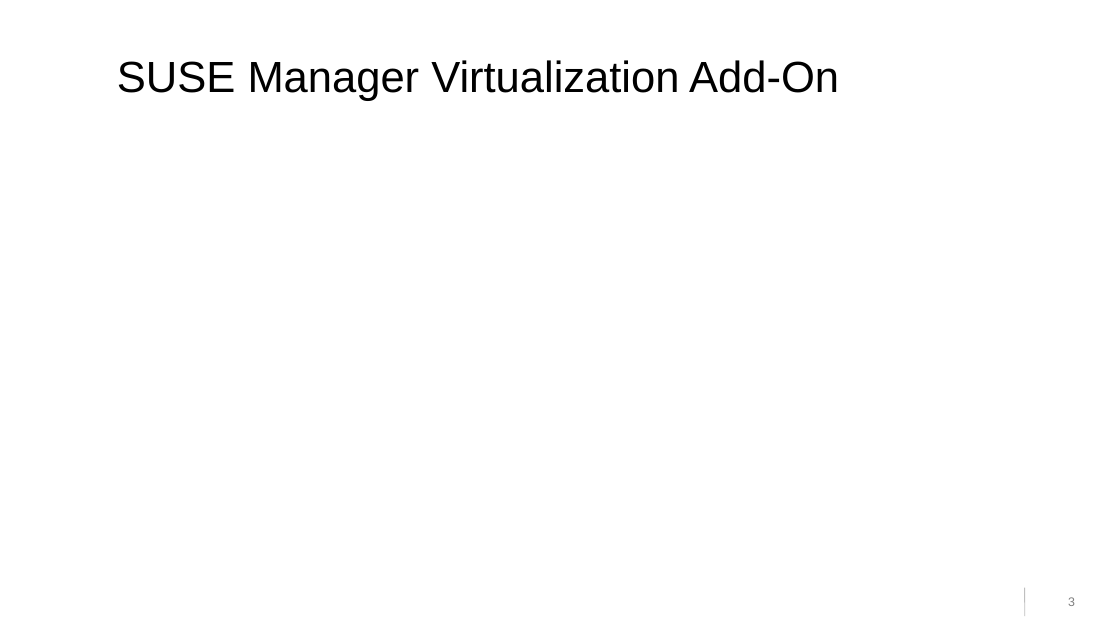
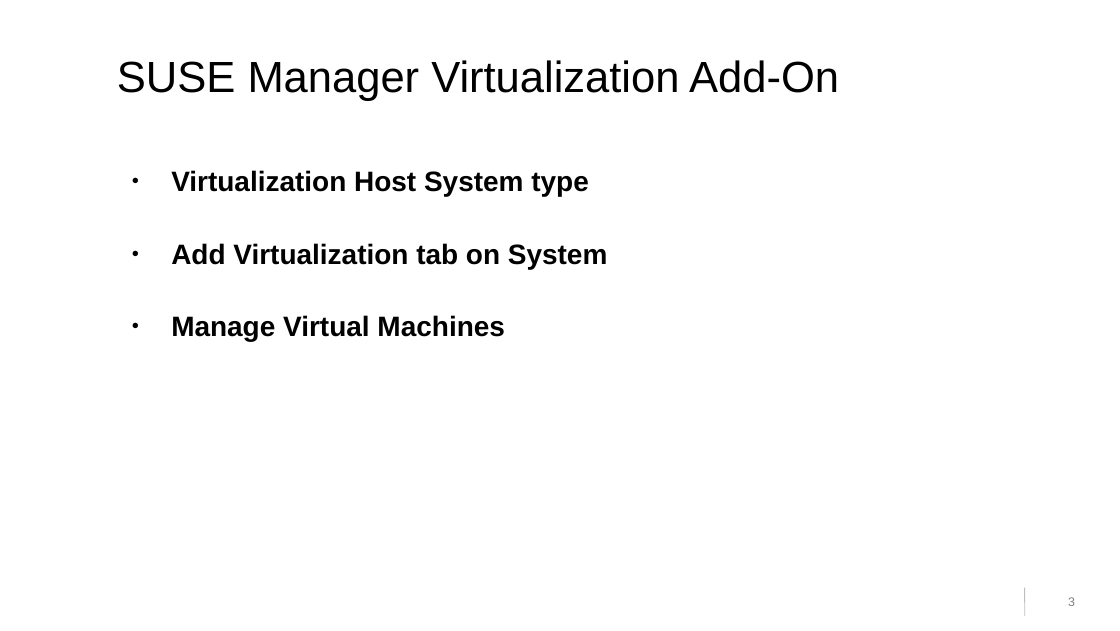
Before and after one commit to cbosdo/sumaform, a slide deck: slide 3 of lab/pdf/slides.odp. Drawn at 1120x631 pixels with LibreOffice and Linux fonts; fonts in the diff are those of the drawing; background and template pictures are left out. Boxes give left, top, right and bottom in pixels: in the first picture for what was removed or moved away, otherwise in the second. Text is boxed around its words. In the diff, an @@ line names an element or a change of style, - is before the commit and + after.

```diff
--- a/lab/pdf/slides.odp
+++ b/lab/pdf/slides.odp
@@ text added at [171,170,608,341], 18 pt, text #000000, bold @@
+● Virtualization Host System type
+● Add Virtualization tab on System
+● Manage Virtual Machines
```
Also in this commit, not shown: 2 other slides changed, 1 slide added, 1 slide removed.
